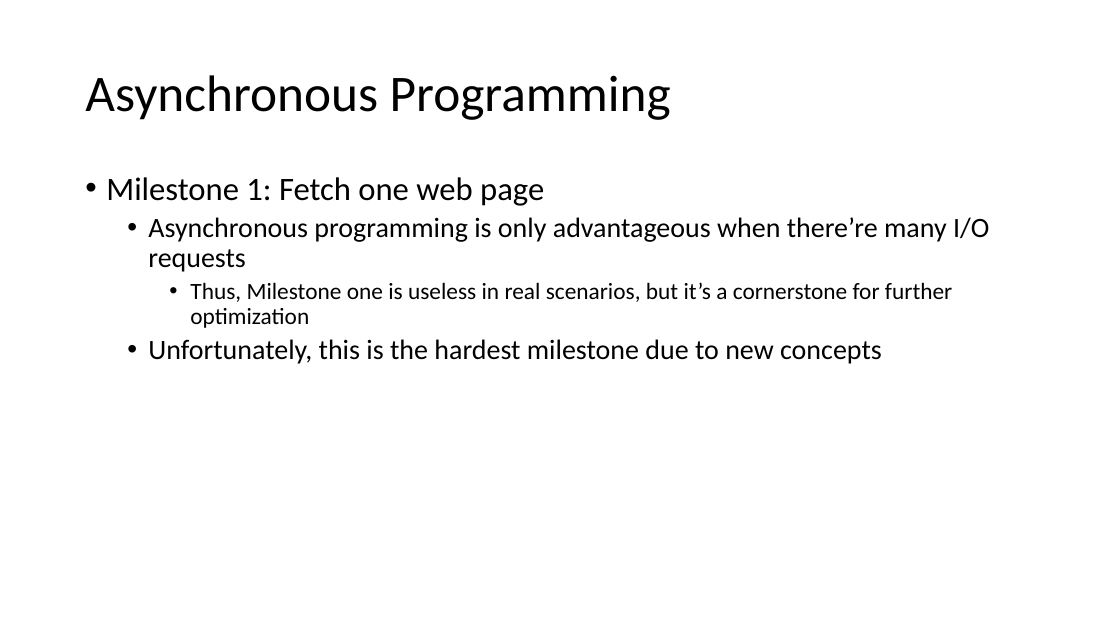
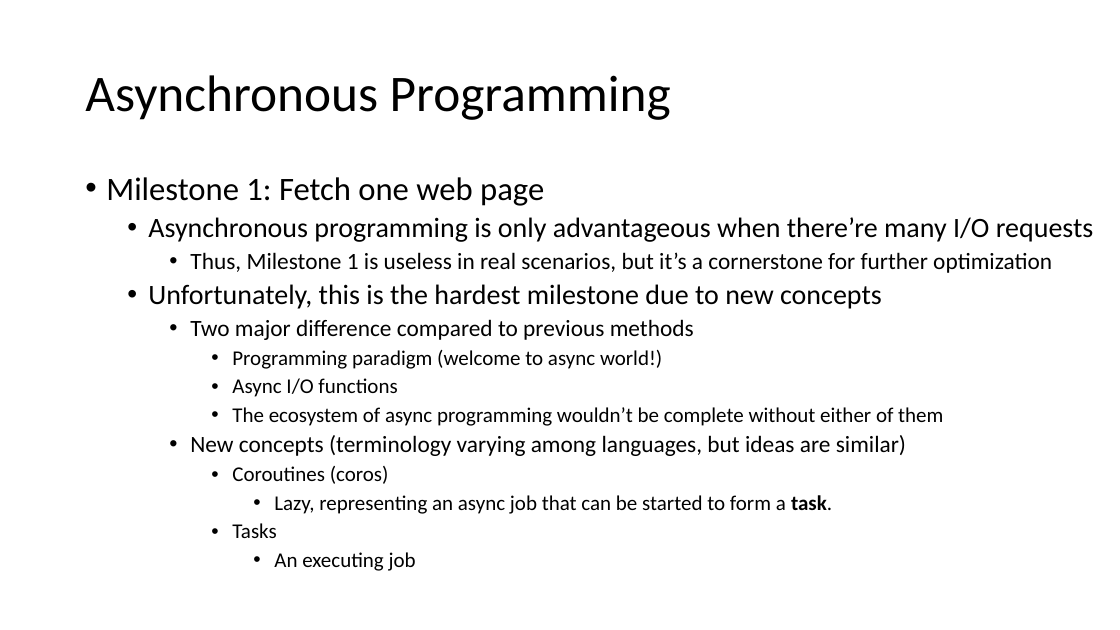
Before and after one commit to ZhenbangYou/Asynchronous-Programming-Tutorials, a slide deck: slide 10 of IO, Asynchrony, and Coroutines.pptx. Drawn at 1120x630 pixels with LibreOffice and Linux fonts; fonts in the diff are those of the drawing. Boxes give left, top, right and bottom in pixels: in the first picture for what was removed or moved away, otherwise in the second. Text is boxed around its words. In the diff, an @@ line names an element or a change of style, - is before the commit and + after.

```diff
--- a/IO, Asynchrony, and Coroutines.pptx
+++ b/IO, Asynchrony, and Coroutines.pptx
@@ text at [190,252,1052,273]: text changed @@
-    • Thus, Milestone one is useless in real scenarios, but it’s a cornerstone for further optimization
+    • Thus, Milestone 1 is useless in real scenarios, but it’s a cornerstone for further optimization
@@ text at [190,319,943,571]: paragraphs added @@
+    • Two major difference compared to previous methods
+      • Programming paradigm (welcome to async world!)
+      • Async I/O functions
+      • The ecosystem of async programming wouldn’t be complete without either of them
+    • New concepts (terminology varying among languages, but ideas are similar)
+      • Coroutines (coros)
+        • Lazy, representing an async job that can be started to form a task.
+      • Tasks
+        • An executing job
```
Also in this commit, not shown: 1 other slide changed.
